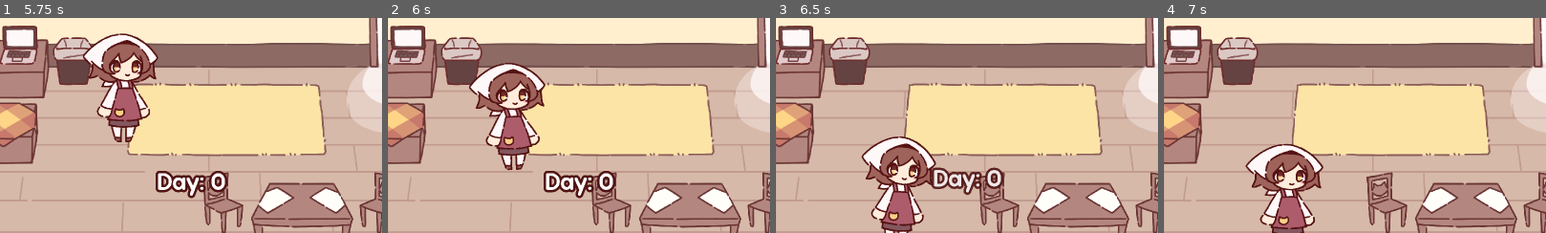
Above: before the commit, frames 1-4 (left to right).
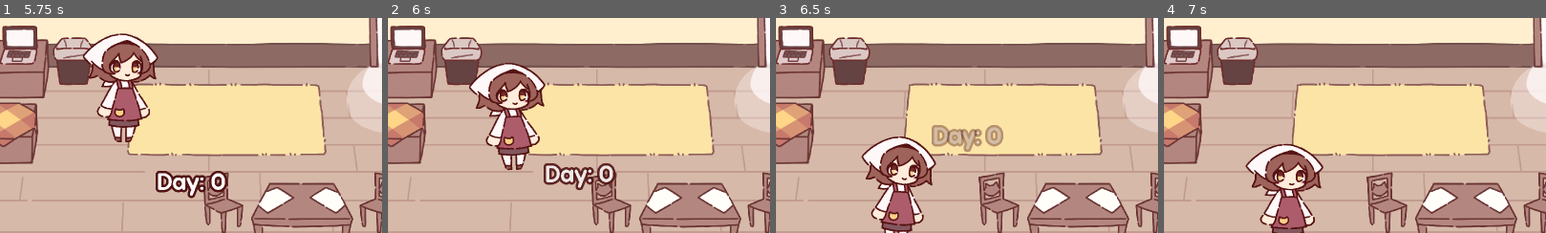
Above: after the commit, the same moments.

Repository: NuTrynity/Little-Cat-Cafe
Game: Godot game, scene res://Nodes/UI/opening_bill_board.tscn
The game is run twice, just before and just after one commit, with the same random seed, the same clock (stepped at 60 frames per second) and the same inputs.
Inputs (mouse positions are % of the whole screen's width and height, from its top left):
- Up to frame 1 (5.75 s): move the mouse to (72, 45) at 0.52 s; hold Right (move_right) 0.53-1.25 s; hold E (interact) 0.53-1.25 s; click (72, 45) at 0.67 s; drag from (30, 55) to (45, 70) at 1.27 s; move the mouse to (60, 28) at 2.02 s; hold Right (move_right) 2.03-2.75 s; hold E (interact) 2.03-2.75 s; drag from (45, 70) to (20, 35) at 2.77 s; tap Enter at 3.5 s; move the mouse to (80, 65) at 3.52 s; hold A (move_left) 3.53-4.25 s; hold E (interact) 3.53-4.25 s; click "New Game" at 4.25 s; drag from (20, 35) to (74, 62) at 5.02 s
- Up to frame 2 (6 s): move the mouse to (55, 50) at 5.77 s; hold S (move_down) from 5.78 s (still down); hold E (interact) from 5.78 s (still down); click (55, 50) at 5.92 s
- Up to frame 3 (6.5 s): keep holding S (move_down); keep holding E (interact)
- Up to frame 4 (7 s): release S (move_down) at 6.5 s; release E (interact) at 6.5 s; drag from (35, 25) to (55, 62) at 6.52 s
The pictures show only the part of the screen within x 25-75%, y 11-61%; the shares and areas given below are measured in that part.

Frame 1 is identical in both runs. In frame 2, 1.9% of the frame differs, in the area x 40-60%, y 67-84%; in frame 3, 3.0%, in the area x 40-60%, y 49-83%; in frame 4, nothing differs.

Commit message:
changed some UI animations to tweens

Diff:
--- a/Nodes/UI/game_condition.tscn
+++ b/Nodes/UI/game_condition.tscn
@@ -1,282 +1,13 @@
-[gd_scene load_steps=9 format=3 uid="uid://j8ettgplafog"]
+[gd_scene load_steps=5 format=3 uid="uid://j8ettgplafog"]
 
 [ext_resource type="Theme" uid="uid://cre74qu5ppyhh" path="res://Assets/Theme/main_menu.tres" id="1_6njis"]
 [ext_resource type="Script" path="res://Scripts/UIScripts/game_condition.gd" id="1_earey"]
 [ext_resource type="Resource" uid="uid://d0ojrka58d027" path="res://CustomResources/GameManager.tres" id="3_38cef"]
 [ext_resource type="Resource" uid="uid://bgrjpjih4rwxy" path="res://CustomResources/PlayerMeal.tres" id="3_mtk45"]
 
-[sub_resource type="Animation" id="Animation_xderw"]
-resource_name = "Game_Over"
-length = 0.6
-tracks/0/type = "value"
-tracks/0/imported = false
-tracks/0/enabled = true
-tracks/0/path = NodePath("ConditionText:scale")
-tracks/0/interp = 1
-tracks/0/loop_wrap = true
-tracks/0/keys = {
-"times": PackedFloat32Array(0, 0.6),
-"transitions": PackedFloat32Array(0.5, 1.5),
-"update": 0,
-"values": [Vector2(5, 5), Vector2(1, 1)]
-}
-tracks/1/type = "value"
-tracks/1/imported = false
-tracks/1/enabled = true
-tracks/1/path = NodePath("ConditionText:modulate")
-tracks/1/interp = 2
-tracks/1/loop_wrap = true
-tracks/1/keys = {
-"times": PackedFloat32Array(0, 0.6),
-"transitions": PackedFloat32Array(1, 1),
-"update": 0,
-"values": [Color(1, 1, 1, 0), Color(1, 1, 1, 1)]
-}
-tracks/2/type = "value"
-tracks/2/imported = false
-tracks/2/enabled = true
-tracks/2/path = NodePath("Background:modulate")
-tracks/2/interp = 2
-tracks/2/loop_wrap = true
-tracks/2/keys = {
-"times": PackedFloat32Array(0, 0.6),
-"transitions": PackedFloat32Array(1, 1),
-"update": 0,
-"values": [Color(1, 1, 1, 0), Color(1, 1, 1, 1)]
-}
-tracks/3/type = "value"
-tracks/3/imported = false
-tracks/3/enabled = true
-tracks/3/path = NodePath("Background:visible")
-tracks/3/interp = 1
-tracks/3/loop_wrap = true
-tracks/3/keys = {
-"times": PackedFloat32Array(0),
-"transitions": PackedFloat32Array(1),
-"update": 1,
-"values": [true]
-}
-tracks/4/type = "value"
-tracks/4/imported = false
-tracks/4/enabled = true
-tracks/4/path = NodePath("ConditionText:visible")
-tracks/4/interp = 1
-tracks/4/loop_wrap = true
-tracks/4/keys = {
-"times": PackedFloat32Array(0),
-"transitions": PackedFloat32Array(1),
-"update": 1,
-"values": [true]
-}
-tracks/5/type = "value"
-tracks/5/imported = false
-tracks/5/enabled = true
-tracks/5/path = NodePath("DayLabel:visible")
-tracks/5/interp = 1
-tracks/5/loop_wrap = true
-tracks/5/keys = {
-"times": PackedFloat32Array(0),
-"transitions": PackedFloat32Array(1),
-"update": 1,
-"values": [false]
-}
-tracks/6/type = "value"
-tracks/6/imported = false
-tracks/6/enabled = true
-tracks/6/path = NodePath("ConditionText:anchors_preset")
-tracks/6/interp = 1
-tracks/6/loop_wrap = true
-tracks/6/keys = {
-"times": PackedFloat32Array(0),
-"transitions": PackedFloat32Array(1),
-"update": 1,
-"values": [8]
-}
-
-[sub_resource type="Animation" id="Animation_i4dsi"]
-length = 0.001
-tracks/0/type = "value"
-tracks/0/imported = false
-tracks/0/enabled = true
-tracks/0/path = NodePath("Background:modulate")
-tracks/0/interp = 1
-tracks/0/loop_wrap = true
-tracks/0/keys = {
-"times": PackedFloat32Array(0),
-"transitions": PackedFloat32Array(1),
-"update": 0,
-"values": [Color(1, 1, 1, 0)]
-}
-tracks/1/type = "value"
-tracks/1/imported = false
-tracks/1/enabled = true
-tracks/1/path = NodePath("DayLabel:position")
-tracks/1/interp = 1
-tracks/1/loop_wrap = true
-tracks/1/keys = {
-"times": PackedFloat32Array(0),
-"transitions": PackedFloat32Array(1),
-"update": 0,
-"values": [Vector2(1164, 686)]
-}
-tracks/2/type = "value"
-tracks/2/imported = false
-tracks/2/enabled = true
-tracks/2/path = NodePath("DayLabel:visible")
-tracks/2/interp = 1
-tracks/2/loop_wrap = true
-tracks/2/keys = {
-"times": PackedFloat32Array(0),
-"transitions": PackedFloat32Array(1),
-"update": 1,
-"values": [false]
-}
-tracks/3/type = "value"
-tracks/3/imported = false
-tracks/3/enabled = true
-tracks/3/path = NodePath("Background:visible")
-tracks/3/interp = 1
-tracks/3/loop_wrap = true
-tracks/3/keys = {
-"times": PackedFloat32Array(0),
-"transitions": PackedFloat32Array(1),
-"update": 1,
-"values": [false]
-}
-tracks/4/type = "value"
-tracks/4/imported = false
-tracks/4/enabled = true
-tracks/4/path = NodePath("ConditionText:visible")
-tracks/4/interp = 1
-tracks/4/loop_wrap = true
-tracks/4/keys = {
-"times": PackedFloat32Array(0),
-"transitions": PackedFloat32Array(1),
-"update": 1,
-"values": [false]
-}
-tracks/5/type = "value"
-tracks/5/imported = false
-tracks/5/enabled = true
-tracks/5/path = NodePath("ConditionText:anchors_preset")
-tracks/5/interp = 1
-tracks/5/loop_wrap = true
-tracks/5/keys = {
-"times": PackedFloat32Array(0),
-"transitions": PackedFloat32Array(1),
-"update": 1,
-"values": [8]
-}
-tracks/6/type = "value"
-tracks/6/imported = false
-tracks/6/enabled = true
-tracks/6/path = NodePath("ConditionText:modulate")
-tracks/6/interp = 1
-tracks/6/loop_wrap = true
-tracks/6/keys = {
-"times": PackedFloat32Array(0),
-"transitions": PackedFloat32Array(1),
-"update": 0,
-"values": [Color(1, 1, 1, 1)]
-}
-tracks/7/type = "value"
-tracks/7/imported = false
-tracks/7/enabled = true
-tracks/7/path = NodePath("ConditionText:scale")
-tracks/7/interp = 1
-tracks/7/loop_wrap = true
-tracks/7/keys = {
-"times": PackedFloat32Array(0),
-"transitions": PackedFloat32Array(1),
-"update": 0,
-"values": [Vector2(1, 1)]
-}
-tracks/8/type = "value"
-tracks/8/imported = false
-tracks/8/enabled = true
-tracks/8/path = NodePath("DayLabel:modulate")
-tracks/8/interp = 1
-tracks/8/loop_wrap = true
-tracks/8/keys = {
-"times": PackedFloat32Array(0),
-"transitions": PackedFloat32Array(1),
-"update": 0,
-"values": [Color(1, 1, 1, 1)]
-}
-
-[sub_resource type="Animation" id="Animation_jp4j4"]
-resource_name = "day_counter"
-length = 2.0
-tracks/0/type = "value"
-tracks/0/imported = false
-tracks/0/enabled = true
-tracks/0/path = NodePath("DayLabel:position")
-tracks/0/interp = 1
-tracks/0/loop_wrap = true
-tracks/0/keys = {
-"times": PackedFloat32Array(0, 1.5, 2),
-"transitions": PackedFloat32Array(1, 1.5, 1),
-"update": 0,
-"values": [Vector2(1164, 686), Vector2(1164, 686), Vector2(1164, 343)]
-}
-tracks/1/type = "value"
-tracks/1/imported = false
-tracks/1/enabled = true
-tracks/1/path = NodePath("ConditionText:visible")
-tracks/1/interp = 1
-tracks/1/loop_wrap = true
-tracks/1/keys = {
-"times": PackedFloat32Array(0),
-"transitions": PackedFloat32Array(1),
-"update": 1,
-"values": [false]
-}
-tracks/2/type = "value"
-tracks/2/imported = false
-tracks/2/enabled = true
-tracks/2/path = NodePath("DayLabel:visible")
-tracks/2/interp = 1
-tracks/2/loop_wrap = true
-tracks/2/keys = {
-"times": PackedFloat32Array(0, 2),
-"transitions": PackedFloat32Array(1, 1),
-"update": 1,
-"values": [true, false]
-}
-tracks/3/type = "value"
-tracks/3/imported = false
-tracks/3/enabled = true
-tracks/3/path = NodePath("Background:visible")
-tracks/3/interp = 1
-tracks/3/loop_wrap = true
-tracks/3/keys = {
-"times": PackedFloat32Array(0),
-"transitions": PackedFloat32Array(1),
-"update": 1,
-"values": [false]
-}
-tracks/4/type = "value"
-tracks/4/imported = false
-tracks/4/enabled = true
-tracks/4/path = NodePath("DayLabel:modulate")
-tracks/4/interp = 1
-tracks/4/loop_wrap = true
-tracks/4/keys = {
-"times": PackedFloat32Array(1.5, 2),
-"transitions": PackedFloat32Array(1, 1),
-"update": 0,
-"values": [Color(1, 1, 1, 1), Color(1, 1, 1, 0)]
-}
-
-[sub_resource type="AnimationLibrary" id="AnimationLibrary_edh6i"]
-_data = {
-"Game_Over": SubResource("Animation_xderw"),
-"RESET": SubResource("Animation_i4dsi"),
-"day_counter": SubResource("Animation_jp4j4")
-}
-
 [node name="GameCondition" type="Control"]
 process_mode = 3
+layout_direction = 1
 layout_mode = 3
 anchors_preset = 15
 anchor_right = 1.0
@@ -290,30 +21,28 @@
 game_manager = ExtResource("3_38cef")
 
 [node name="Background" type="ColorRect" parent="."]
+unique_name_in_owner = true
 visible = false
-modulate = Color(1, 1, 1, 0)
 layout_mode = 1
 anchors_preset = 15
 anchor_right = 1.0
 anchor_bottom = 1.0
 grow_horizontal = 2
 grow_vertical = 2
-color = Color(0, 0, 0, 0.607843)
+color = Color(0, 0, 0, 0)
 
 [node name="ConditionText" type="Label" parent="."]
+unique_name_in_owner = true
 visible = false
-layout_mode = 1
-anchors_preset = 8
-anchor_left = 0.5
-anchor_top = 0.5
-anchor_right = 0.5
-anchor_bottom = 0.5
-offset_left = -325.0
-offset_top = -66.0
-offset_right = 325.0
-offset_bottom = 66.0
+modulate = Color(1, 1, 1, 0)
+layout_mode = 2
+offset_left = 955.0
+offset_top = 655.0
+offset_right = 1605.0
+offset_bottom = 784.0
 grow_horizontal = 2
 grow_vertical = 2
+scale = Vector2(5, 5)
 pivot_offset = Vector2(332, 66)
 theme_override_font_sizes/font_size = 128
 text = "DAY END!"
@@ -321,25 +50,16 @@
 vertical_alignment = 1
 
 [node name="DayLabel" type="Label" parent="."]
+unique_name_in_owner = true
 visible = false
-layout_mode = 1
-anchors_preset = 8
-anchor_left = 0.5
-anchor_top = 0.5
-anchor_right = 0.5
-anchor_bottom = 0.5
-offset_left = -116.0
-offset_top = -34.0
-offset_right = 116.0
-offset_bottom = 34.0
+layout_mode = 2
+offset_left = 1164.0
+offset_top = 687.0
+offset_right = 1396.0
+offset_bottom = 752.0
 grow_horizontal = 2
 grow_vertical = 2
 pivot_offset = Vector2(116, 34)
 text = "DAY: 0"
 horizontal_alignment = 1
 vertical_alignment = 1
-
-[node name="AnimationPlayer" type="AnimationPlayer" parent="."]
-libraries = {
-"": SubResource("AnimationLibrary_edh6i")
-}
--- a/Nodes/UI/meal_price_on_buy.tscn
+++ b/Nodes/UI/meal_price_on_buy.tscn
@@ -10,10 +10,10 @@
 anchor_top = 0.5
 anchor_right = 0.5
 anchor_bottom = 0.5
-offset_left = -1280.0
-offset_top = -720.0
-offset_right = -1098.0
-offset_bottom = -655.0
+offset_left = -168.0
+offset_top = -8.0
+offset_right = 14.0
+offset_bottom = 57.0
 grow_horizontal = 2
 grow_vertical = 2
 theme = ExtResource("1_q1ida")
--- a/Nodes/UI/opening_bill_board.tscn
+++ b/Nodes/UI/opening_bill_board.tscn
@@ -123,6 +123,10 @@
 anchor_top = 0.5
 anchor_right = 0.5
 anchor_bottom = 0.5
+offset_left = 1280.0
+offset_top = 720.0
+offset_right = 1280.0
+offset_bottom = 720.0
 grow_horizontal = 2
 grow_vertical = 2
 theme = ExtResource("1_1v3nc")
--- a/Scripts/UIScripts/game_condition.gd
+++ b/Scripts/UIScripts/game_condition.gd
@@ -3,13 +3,16 @@
 @export var resources : PlayerResource
 @export var game_manager : GameManager
 
-@onready var animation = $AnimationPlayer
-@onready var day_label = $DayLabel
+@onready var background = %Background
+@onready var condition_text = %ConditionText
+@onready var day_label = %DayLabel
 
 var click = load("res://Assets/SFX/click_sfx.ogg")
 var victory_sfx = load("res://Assets/Music/Good Job!.wav")
 var current_qouta : float = 0
 var game_finished : bool = false
+
+var tween
 
 func _ready():
 	game_manager.day_end.connect(_end_day)
@@ -17,16 +20,31 @@
 	next_day()
 
 func next_day():
-	animation.play("day_counter")
-	await animation.animation_finished
-	hide()
+	day_label.show()
+	await get_tree().create_timer(1).timeout
+
+	if tween:
+		tween.kill()
+
+	tween = get_tree().create_tween()
+	tween.tween_property(day_label, "global_position:y", day_label.global_position.y - 256, 1)
+	tween.parallel().tween_property(day_label, "modulate", Color("ffffff00"), 1)
+	await tween.finished
+	day_label.hide()
 
 func _end_day():
-	show()
-	resources.carry_amt = 0
-	animation.play("Game_Over")
+	AudioManager.play_sound(victory_sfx)
 	game_manager._reset()
-	AudioManager.play_sound(victory_sfx)
+	condition_text.show()
+	background.show()
+
+	if tween:
+		tween.kill()
+
+	tween = get_tree().create_tween().set_trans(Tween.TRANS_CUBIC)
+	tween.tween_property(condition_text, "scale", Vector2(1, 1), 1)
+	tween.parallel().tween_property(condition_text, "modulate", Color("ffffff"), 1)
+	tween.parallel().tween_property(background, "color", Color("0000009b"), 1)
 
 	await get_tree().create_timer(5).timeout
 	SceneChanger.change_scene("res://Nodes/UI/result_screen.tscn", "slide_left")
--- a/Scripts/UIScripts/meal_price_on_buy.gd
+++ b/Scripts/UIScripts/meal_price_on_buy.gd
@@ -3,6 +3,10 @@
 @onready var delete_timer = Timer.new()
 
 func _ready():
+	var tween = get_tree().create_tween().set_ease(Tween.EASE_OUT_IN)
+
+	tween.tween_property(self, "global_position:y", global_position.y - 256, 1.2)
+
 	text = "+ " + price + "$"
 
 	add_child(delete_timer)
@@ -11,8 +15,5 @@
 	delete_timer.connect("timeout", on_delete_timeout)
 	delete_timer.start()
 
-func _process(_delta):
-	position.y -= 4
-
 func on_delete_timeout():
 	queue_free()
